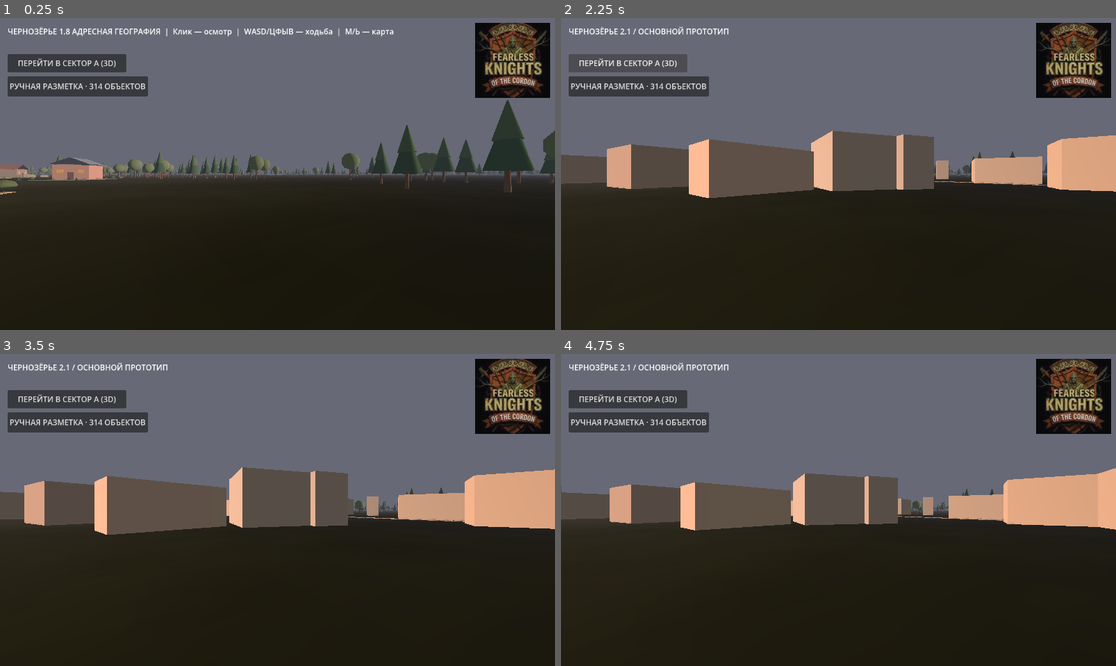
Above: before the commit, frames 1-4 (two rows, left to right).
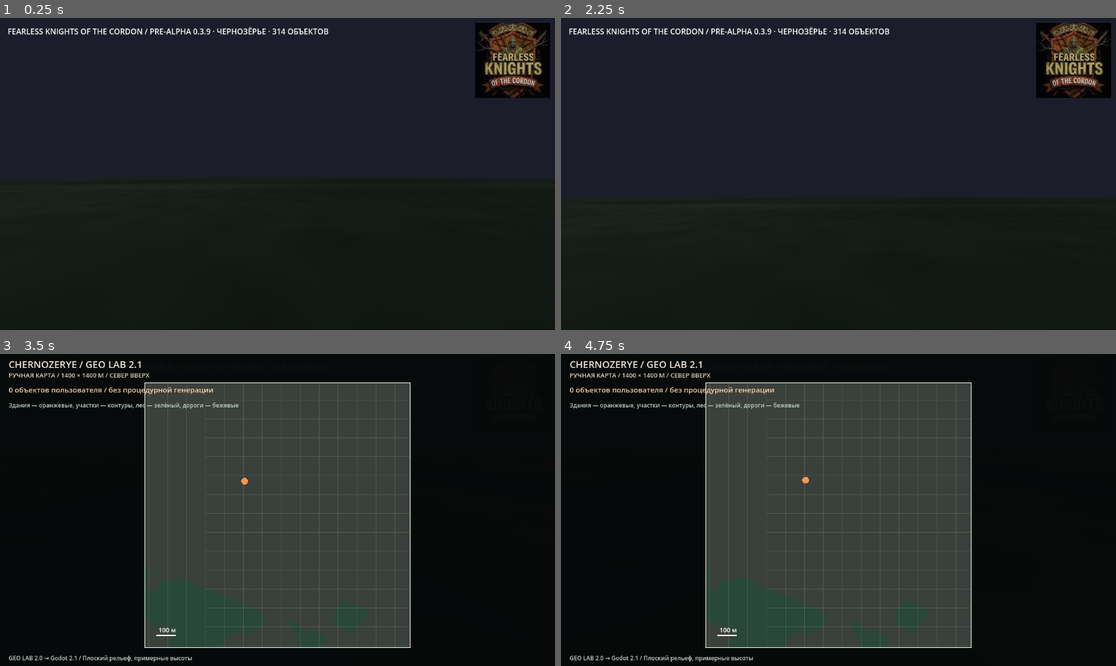
Above: after the commit, the same moments.

Repository: blacklambcult/chernozerye
Game: Godot game, scene res://main.tscn
Same seed, same stepped clock (60 frames per second), same inputs: the game is played once before the commit and once after it.
Inputs (mouse positions are in pixels of both pictures, inside the frame that each line leads up to):
- Up to frame 1 (0.25 s): no input
- Up to frame 2 (2.25 s): click (638, 86) at 0.5 s, where only the run before the commit has a clickable "РУЧНАЯ РАЗМЕТКА · 314 ОБЪЕКТОВ"; click (638, 86) at 1.25 s, where only the run before the commit has a clickable "ВЕРНУТЬ СТАРУЮ МЕСТНОСТЬ"; click (627, 64) at 2 s, where only the run before the commit has a clickable "ПЕРЕЙТИ В СЕКТОР A (3D)"
- Up to frame 3 (3.5 s): tap Enter at 2.75 s; move the mouse to (399, 494) at 2.77 s; hold D from 2.78 s (still down); tap M at 2.85 s; click (399, 494) at 2.92 s; tap Space at 3.02 s
- Up to frame 4 (4.75 s): move the mouse to (727, 525) at 3.52 s; release D at 3.53 s; hold S 3.53-4.28 s; tap Shift at 3.6 s; tap Space at 3.77 s; move the mouse to (894, 441) at 4.27 s; hold D from 4.28 s (still down); tap H at 4.35 s

The runs differ from the first frame. In frame 1, 47% of the frame differs, in the area x 0-100%, y 0-58%; in frame 2, 51%; in frame 3, 84%, in the area x 0-100%, y 0-100%; in frame 4, 84%.

Commit message:
feat(game): boot straight into surveyed village and show Fearless Knights Pre-Alpha 0.3.9

Diff:
--- a/godot/world.gd
+++ b/godot/world.gd
@@ -4,6 +4,9 @@
 const LOGO_DATA = preload("res://logo_data.gd")
 const MAP_FILE := "res://world_data.json"
 const MANUAL_FILE := "res://manual_layout.json"
+const GAME_TITLE := "Fearless Knights of the Cordon"
+const GAME_STAGE := "Pre-Alpha 0.3.9"
+const GAME_HUD_TITLE := "FEARLESS KNIGHTS OF THE CORDON / PRE-ALPHA 0.3.9 · ЧЕРНОЗЁРЬЕ · 314 ОБЪЕКТОВ"
 var manual_mode := false
 var manual_button: Button
 var _status_label: Label
@@ -13,11 +16,15 @@
 var _manual_ground_material: StandardMaterial3D
 
 func _process(_delta: float) -> void:
+    # Never replace the title after the default village has been selected.
+    if manual_mode:
+        set_process(false)
+        return
     if not is_instance_valid(_status_label):
         return
     var geo := get_node_or_null("GeographyBlockoutV07")
     if geo != null and bool(geo.get("generated_ready")):
-        _status_label.text = "ЧЕРНОЗЁРЬЕ 1.8 АДРЕСНАЯ ГЕОГРАФИЯ  |  Клик — осмотр  |  WASD/ЦФЫВ — ходьба  |  M/Ь — карта"
+        _status_label.text = GAME_HUD_TITLE
         set_process(false)
 
 func _ready() -> void:
@@ -58,8 +65,15 @@
     _create_label()
     _create_brand_watermark()
     _create_overview_map()
-    _create_quick_navigation()
-    _create_manual_navigation()
+    # Load the manual 314-object village from the first playable frame.
+    # The original sector/preview buttons are no longer part of the player HUD.
+    _activate_default_village()
+
+func _activate_default_village() -> void:
+    if not manual_mode:
+        _toggle_manual_preview()
+    print("FEARLESS_KNIGHTS_STARTUP_READY: title=", GAME_TITLE,
+        " version=", GAME_STAGE, " manual_mode=", manual_mode)
 
 func _material(color: Color) -> StandardMaterial3D:
     var m := StandardMaterial3D.new()
@@ -275,7 +289,7 @@
 func _create_label() -> void:
     var layer := CanvasLayer.new()
     var label := Label.new()
-    label.text = "ЧЕРНОЗЁРЬЕ 1.8  |  Загрузка домов и леса..."
+    label.text = GAME_HUD_TITLE
     label.position = Vector2(16, 16)
     layer.add_child(label)
     add_child(layer)
@@ -287,14 +301,14 @@
     var jpg_bytes := Marshalls.base64_to_raw(LOGO_DATA.BASE64)
     var err := img.load_jpg_from_buffer(jpg_bytes)
     if err != OK:
-        push_warning("CHERNOZERYE logo image could not be decoded: " + str(err))
+        push_warning("Fearless Knights of the Cordon logo could not be decoded: " + str(err))
         return
     var layer := CanvasLayer.new()
     layer.name = "BrandWatermark"
     layer.layer = 15
     add_child(layer)
     var emblem := TextureRect.new()
-    emblem.name = "ChernozeryeEmblem"
+    emblem.name = "FearlessKnightsEmblem"
     emblem.texture = ImageTexture.create_from_image(img)
     emblem.anchor_left = 1.0
     emblem.anchor_right = 1.0
@@ -309,7 +323,7 @@
     emblem.mouse_filter = Control.MOUSE_FILTER_IGNORE
     emblem.modulate.a = 0.92
     layer.add_child(emblem)
-    print("CHERNOZERYE_LOGO_READY: original user emblem, hud=156px")
+    print("FEARLESS_KNIGHTS_LOGO_READY: original user emblem, hud=156px")
 
 # Trees only in OSM forest polygons, never randomly across the whole map.
 func _create_forest_from_osm(features: Array) -> void:
@@ -581,7 +595,8 @@
         overture.visible = not manual_mode
     if osm_roads != null:
         osm_roads.visible = not manual_mode
-    manual_button.text = "ВЕРНУТЬ СТАРУЮ МЕСТНОСТЬ" if manual_mode else "РУЧНАЯ РАЗМЕТКА · 314 ОБЪЕКТОВ"
+    if manual_button != null:
+        manual_button.text = "ВЕРНУТЬ СТАРУЮ МЕСТНОСТЬ" if manual_mode else "РУЧНАЯ РАЗМЕТКА · 314 ОБЪЕКТОВ"
     var terrain := get_node_or_null("BaseGround") as MeshInstance3D
     if terrain != null:
         if manual_mode and _manual_ground_material == null:
@@ -631,7 +646,7 @@
         if control != null:
             control.visible = not manual_mode
     if is_instance_valid(_status_label):
-        _status_label.text = "ЧЕРНОЗЁРЬЕ 3.9 / ГЕОМЕТРИЧЕСКАЯ СТАБИЛИЗАЦИЯ · 314 ОБЪЕКТОВ" if manual_mode else "ЧЕРНОЗЁРЬЕ 2.1 / ОСНОВНОЙ ПРОТОТИП"
+        _status_label.text = GAME_HUD_TITLE
     var character := get_node_or_null("Player") as CharacterBody3D
     if character != null:
         character.velocity = Vector3.ZERO
